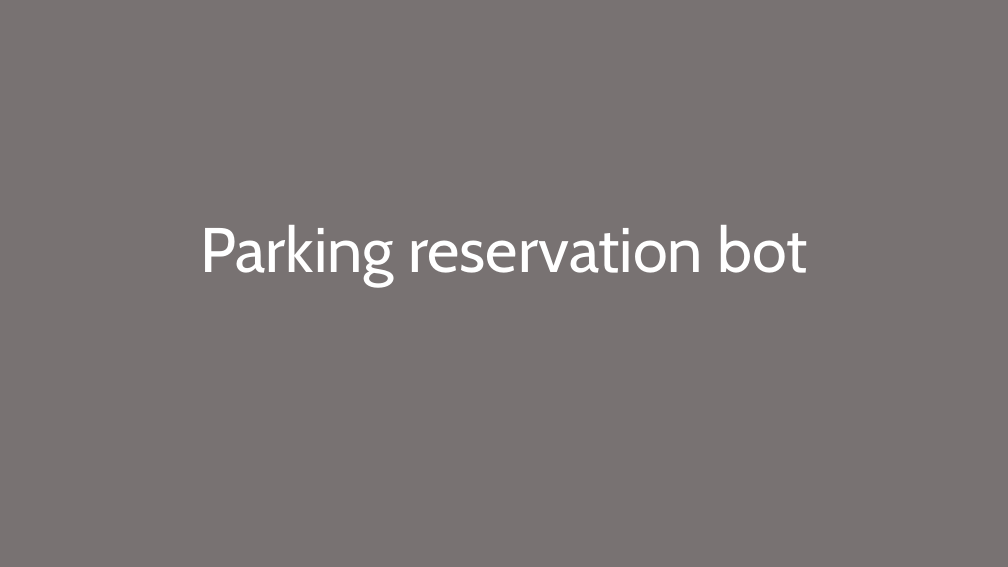
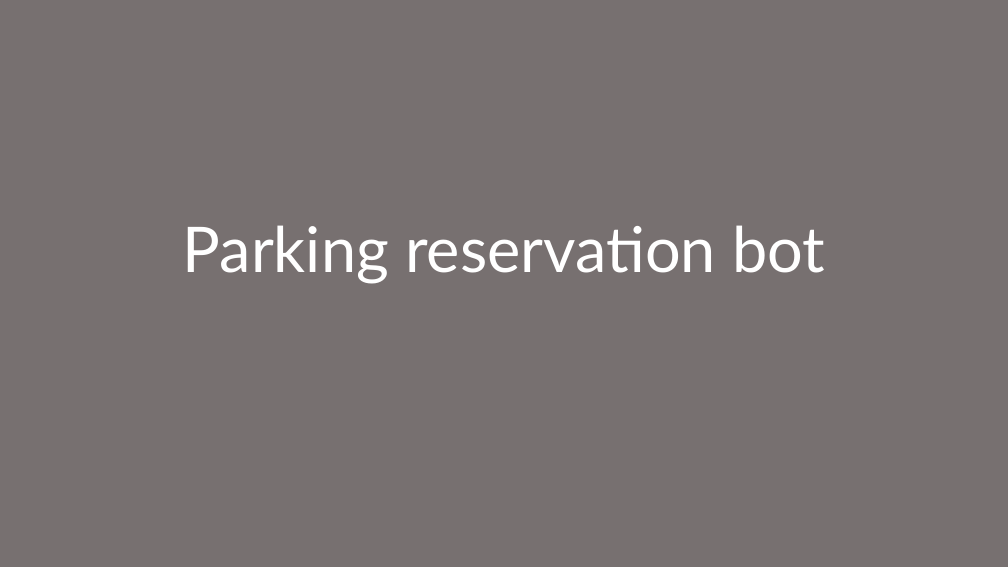
Before and after one commit to eduardkovalchuk/parking-reservation-bot, a slide deck: slide 1 of quick-presentation.pptx. Drawn at 1008x567 pixels with LibreOffice and Linux fonts; fonts in the diff are those of the drawing. Boxes give left, top, right and bottom in pixels: in the first picture for what was removed or moved away, otherwise in the second. Text is boxed around its words. In the diff, an @@ line names an element or a change of style, - is before the commit and + after.

```diff
--- a/quick-presentation.pptx
+++ b/quick-presentation.pptx
@@ background #787272 to #777070 @@
@@ title "Parking reservation bot" at (183, 225, 825, 284): font Cabin to Lato @@
```
Also in this commit, not shown: 4 other slides changed, 1 slide added, 2 slides removed, 13 other files.
